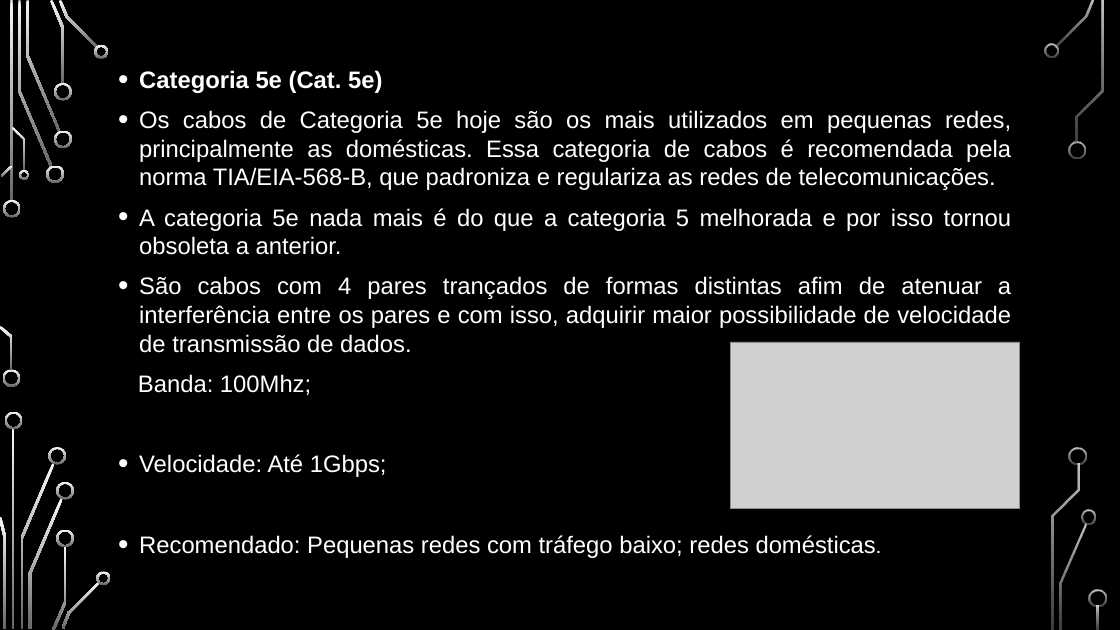
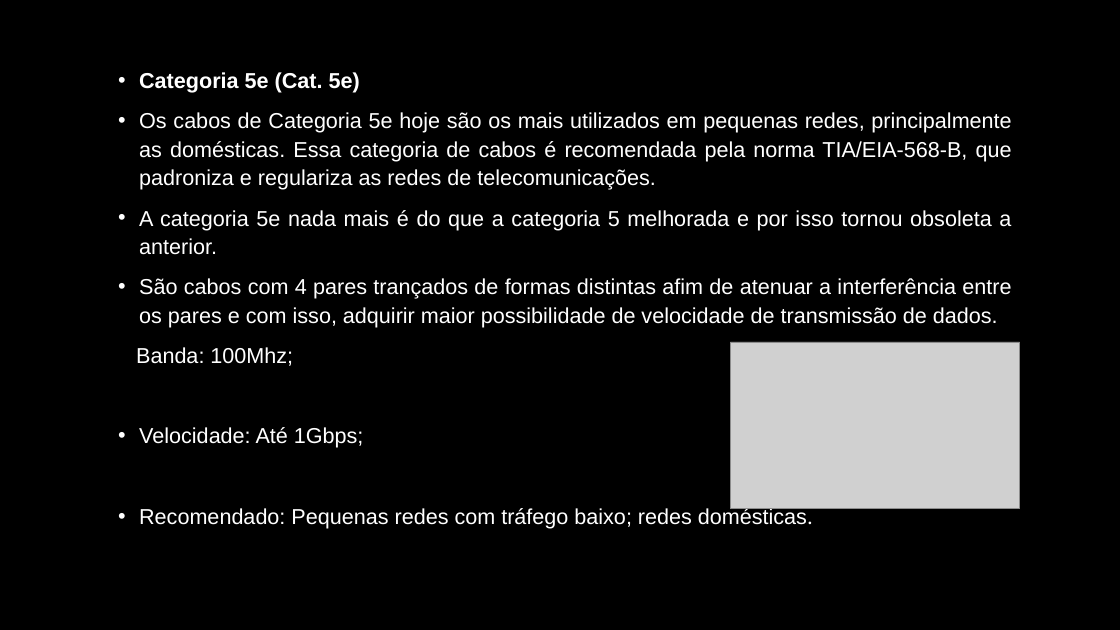
Before and after one commit to BrunoRicardo2/BrunoRicardo2, a slide deck: slide 3 of Trabalho Pratico.pptx. Drawn at 1120x630 pixels with LibreOffice and Linux fonts; fonts in the diff are those of the drawing; grey boxes stand for pictures; background and template pictures are left out. Boxes give left, top, right and bottom in pixels: in the first picture for what was removed or moved away, otherwise in the second. Text is boxed around its words. In the diff, an @@ line names an element or a change of style, - is before the commit and + after.

```diff
--- a/Trabalho Pratico.pptx
+++ b/Trabalho Pratico.pptx
@@ text "Categoria 5e (Cat. 5e)" at box(136, 72, 1012, 529): size 20.4 to 18.5 pt; font Cabin to TeX Gyre Bonum in "domésticas."; line spacing 1 to 1.1 @@
@@ group removed at box(0, 0, 1107, 630): 33 freeform shapes, 3 rectangles @@
```
Also in this commit, not shown: 7 other slides changed.
